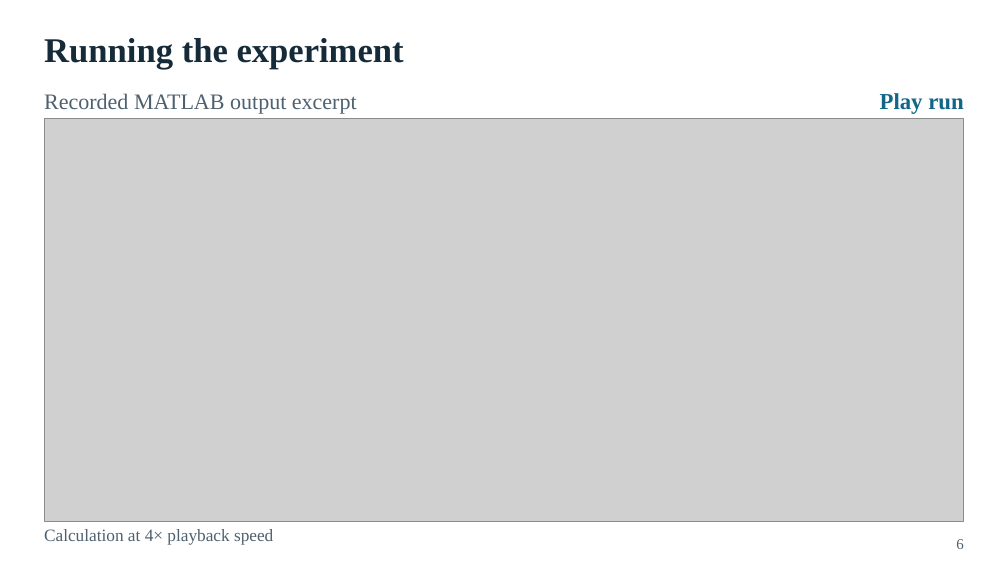
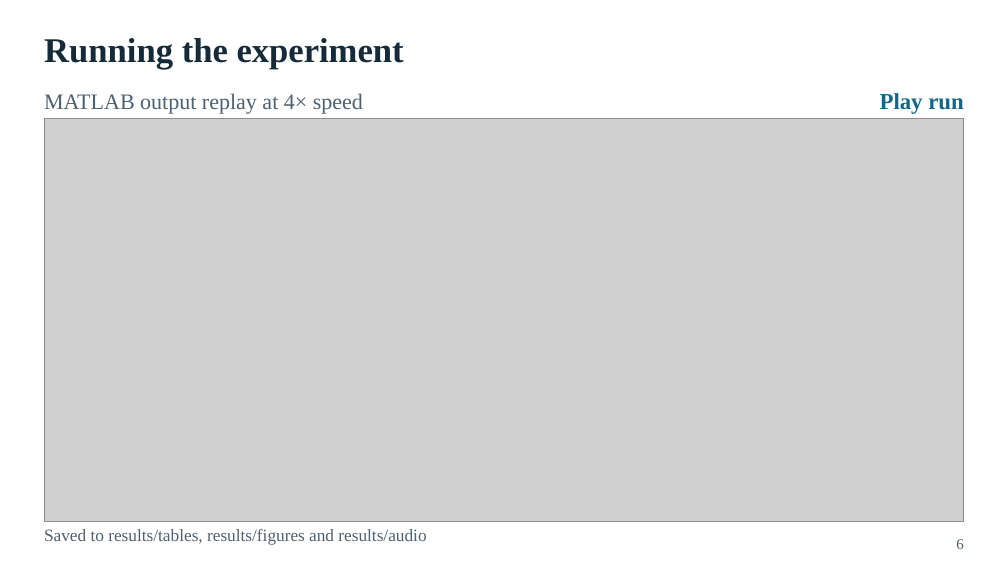
Before and after one commit to SAOTAO117/elec5305-project-550603890, a slide deck: slide 6 of presentation/ELEC5305_Presentation_550603890.pptx. Drawn at 1008x567 pixels with LibreOffice and Linux fonts; fonts in the diff are those of the drawing; grey boxes stand for pictures. Boxes give left, top, right and bottom in pixels: in the first picture for what was removed or moved away, otherwise in the second. Text is boxed around its words. In the diff, an @@ line names an element or a change of style, - is before the commit and + after.

```diff
--- a/presentation/ELEC5305_Presentation_550603890.pptx
+++ b/presentation/ELEC5305_Presentation_550603890.pptx
@@ text at bbox=[44, 93, 363, 114]: text changed @@
-Recorded MATLAB output excerpt
+MATLAB output replay at 4× speed
@@ text at bbox=[44, 529, 426, 545]: text changed @@
-Calculation at 4× playback speed
+Saved to results/tables, results/figures and results/audio
```
Also in this commit, not shown: 5 other slides changed, 2 slides added, 2 other files.
